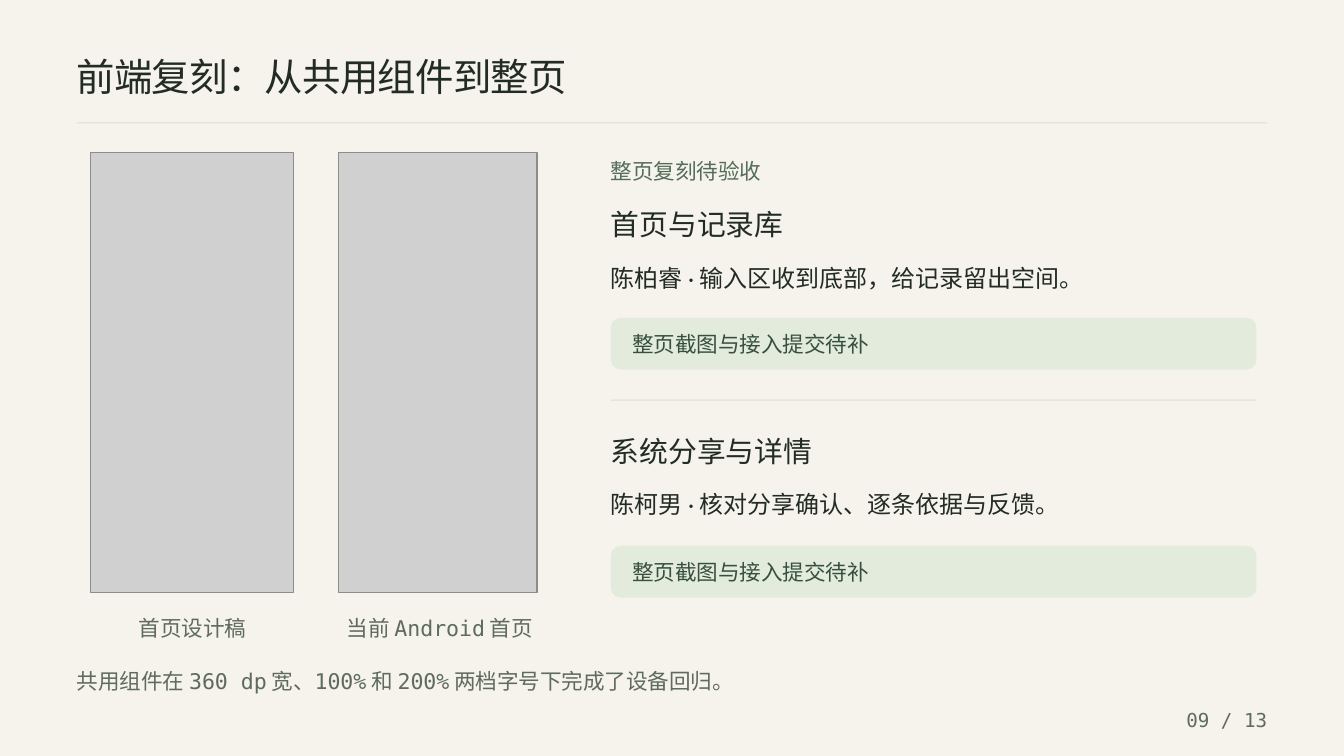
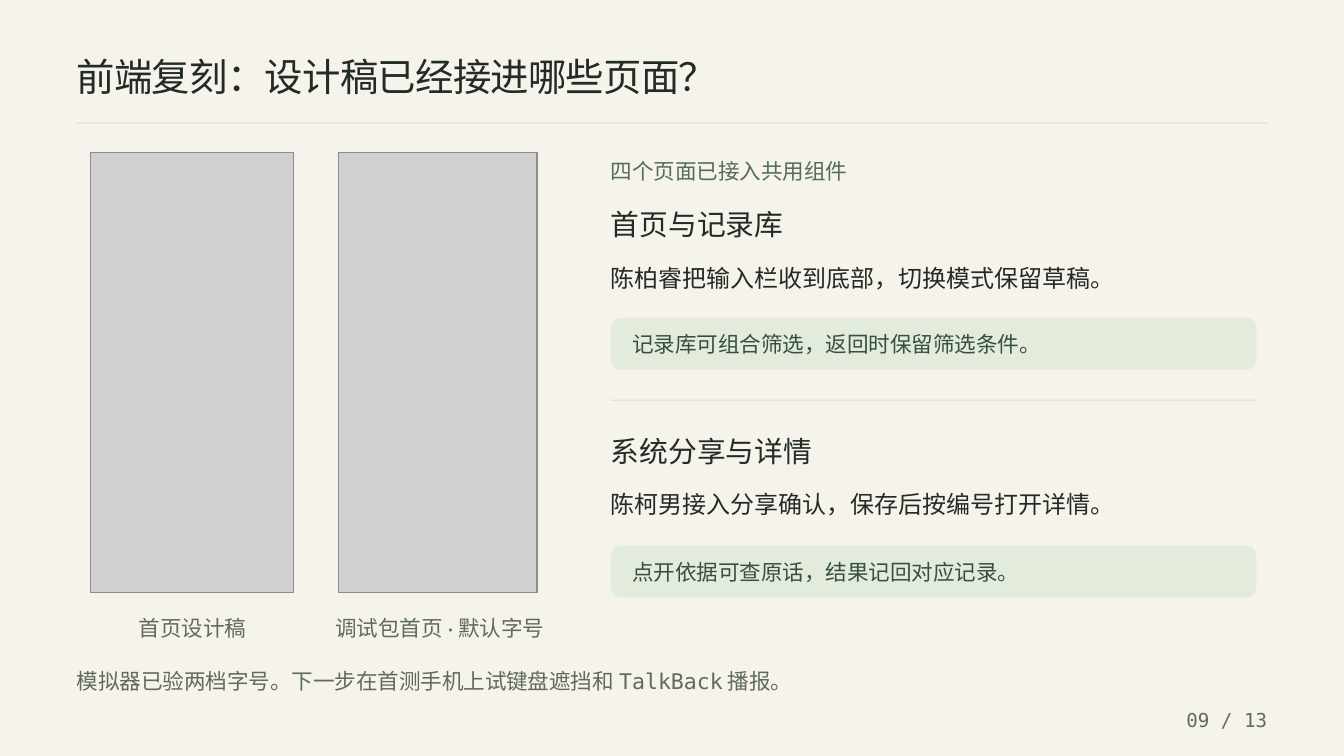
Before and after one commit to 155TuT/2601-fzu-SoftwareEngineering-YuezhongWu, a slide deck: slide 9 of homework/team/task8/ppt/叠石-Alpha冲刺答辩.pptx. Drawn at 1344x756 pixels with LibreOffice and Linux fonts; fonts in the diff are those of the drawing; grey boxes stand for pictures. Boxes give left, top, right and bottom in pixels: in the first picture for what was removed or moved away, otherwise in the second. Text is boxed around its words. In the diff, an @@ line names an element or a change of style, - is before the commit and + after.

```diff
--- a/homework/team/task8/ppt/叠石-Alpha冲刺答辩.pptx
+++ b/homework/team/task8/ppt/叠石-Alpha冲刺答辩.pptx
@@ text at box(77, 58, 718, 94): text changed @@
-前端复刻：从共用组件到整页
+前端复刻：设计稿已经接进哪些页面？
@@ text at box(611, 161, 847, 181): text changed @@
-整页复刻待验收
+四个页面已接入共用组件
@@ text at box(611, 266, 1115, 290): text changed @@
-陈柏睿 · 输入区收到底部，给记录留出空间。
+陈柏睿把输入栏收到底部，切换模式保留草稿。
@@ text at box(632, 334, 1040, 354): text changed @@
-整页截图与接入提交待补
+记录库可组合筛选，返回时保留筛选条件。
@@ text at box(611, 492, 1115, 516): text changed @@
-陈柯男 · 核对分享确认、逐条依据与反馈。
+陈柯男接入分享确认，保存后按编号打开详情。
@@ text at box(632, 562, 1019, 582): text changed @@
-整页截图与接入提交待补
+点开依据可查原话，结果记回对应记录。
@@ text at box(335, 618, 544, 638): text changed; font DejaVu Sans Mono to Calibri @@
-当前 Android 首页
+调试包首页 · 默认字号
@@ text at box(77, 671, 793, 691): text changed @@
-共用组件在 360 dp 宽、100% 和 200% 两档字号下完成了设备回归。
+模拟器已验两档字号。下一步在首测手机上试键盘遮挡和 TalkBack 播报。
```
Also in this commit, not shown: 6 other slides changed, 4 other files.
